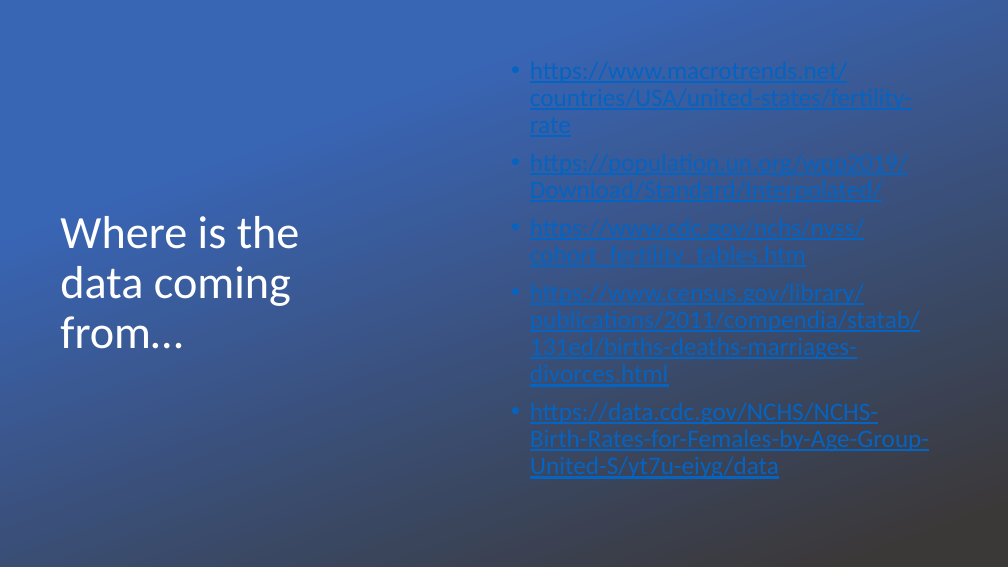
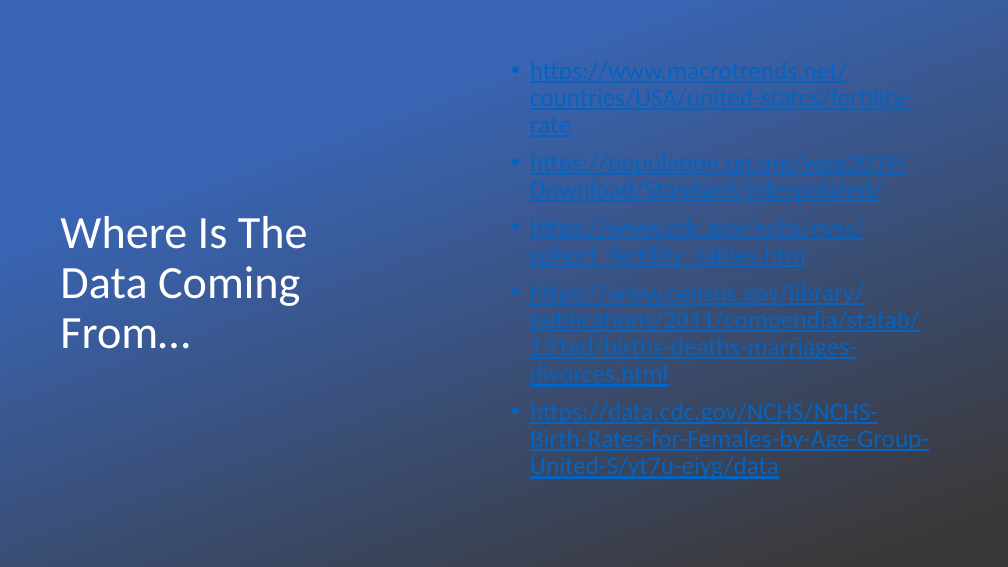
Before and after one commit to vlee2020/UCI-Project1-Group5, a slide deck: slide 2 of Presentation/Fertility Rates in the US.pptx. Drawn at 1008x567 pixels with LibreOffice and Linux fonts; fonts in the diff are those of the drawing; background and template pictures are left out. Boxes give left, top, right and bottom in pixels: in the first picture for what was removed or moved away, otherwise in the second. Text is boxed around its words. In the diff, an @@ line names an element or a change of style, - is before the commit and + after.

```diff
--- a/Presentation/Fertility Rates in the US.pptx
+++ b/Presentation/Fertility Rates in the US.pptx
@@ title at (x1=60, y1=216, x2=308, y2=349): text changed @@
-Where is the data coming from…
+Where Is The Data Coming From…
```
Also in this commit, not shown: 4 other slides changed, 2 other files.
